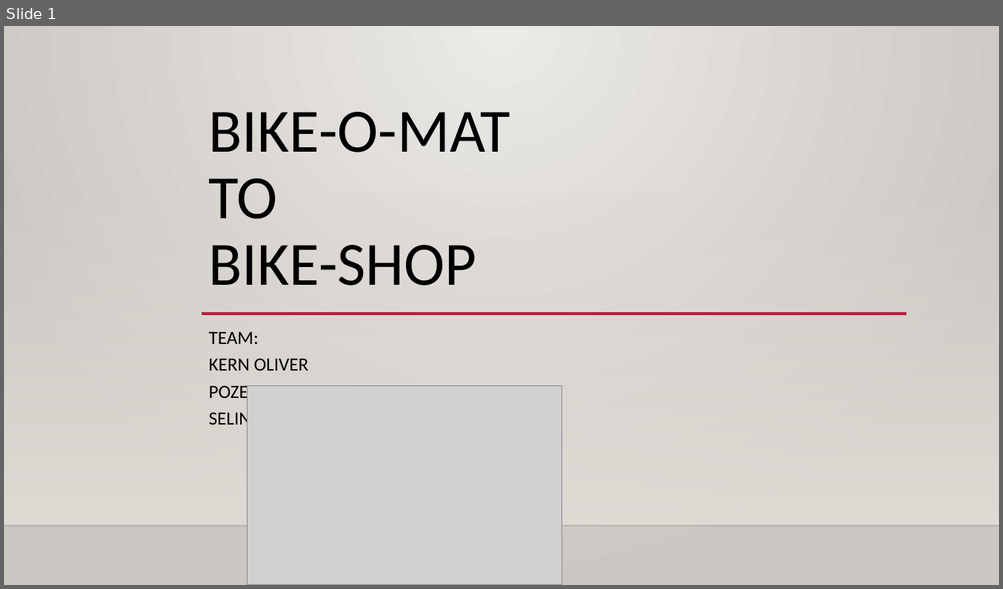
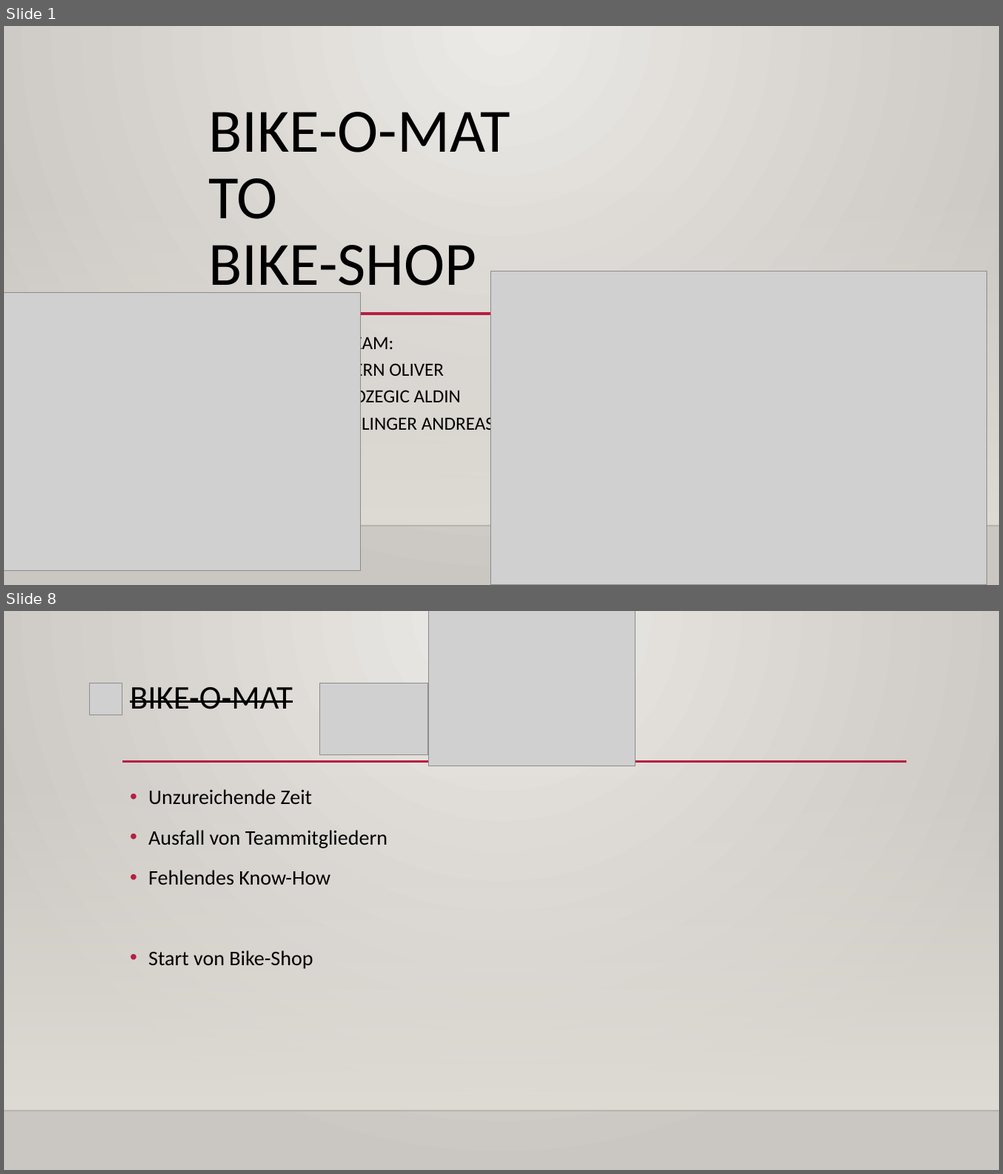
Before and after one commit to AndiSelinger/Bike-Shop, a slide deck: projectfiles/Präsentation/Bike-ShopPräsentation.pptx. Shown one above the other, each under a label of ours: slide 1 before the commit, slides 1 and 8 after it; the slides between them are not shown. The pictures are 1003x589 and 1003x1174 pixels, drawn with LibreOffice and Linux fonts; fonts in the diff are those of the drawing; grey boxes stand for pictures; background and template pictures are left out. Boxes give left, top, right and bottom in pixels: in the first picture for what was removed or moved away, otherwise in the second. Text is boxed around its words. In the diff, an @@ line names an element or a change of style, - is before the commit and + after.

```diff
--- a/projectfiles/Präsentation/Bike-ShopPräsentation.pptx
+++ b/projectfiles/Präsentation/Bike-ShopPräsentation.pptx
@@ slide 8 added at bbox=[4, 611, 999, 1170], background gradient #ECEAE7 to #CAC7C1; not listed: 2 template elements that a slide beside it also shows @@
@@ picture added at bbox=[429, 611, 635, 766] @@
@@ picture added at bbox=[90, 684, 122, 715] @@
@@ title added at bbox=[130, 687, 293, 709], 32 pt, text #000000, strikethrough @@
+BIKE-O-MAT
@@ picture added at bbox=[319, 684, 427, 755] @@
@@ line added from (122, 762) to (907, 762), #B71E42 2.5 pt @@
@@ text added at bbox=[148, 789, 387, 969], 20 pt, text #000000 @@
+• Unzureichende Zeit
+• Ausfall von Teammitgliedern
+• Fehlendes Know-How
+• Start von Bike-Shop
@@ slide 1 changed as well @@
@@ picture added at bbox=[490, 272, 987, 585] @@
@@ picture: place and size @@
-picture at bbox=[247, 386, 562, 585]
+picture at bbox=[4, 292, 361, 571]
@@ subtitle "TEAM: KERN OLIVER POZEGIC ALDIN ..." rewrapped from bbox=[209, 332, 325, 429] to bbox=[344, 334, 494, 434] @@
```
Also in this commit, not shown: 9 other slides added, 1 slide removed, 1 other file.
